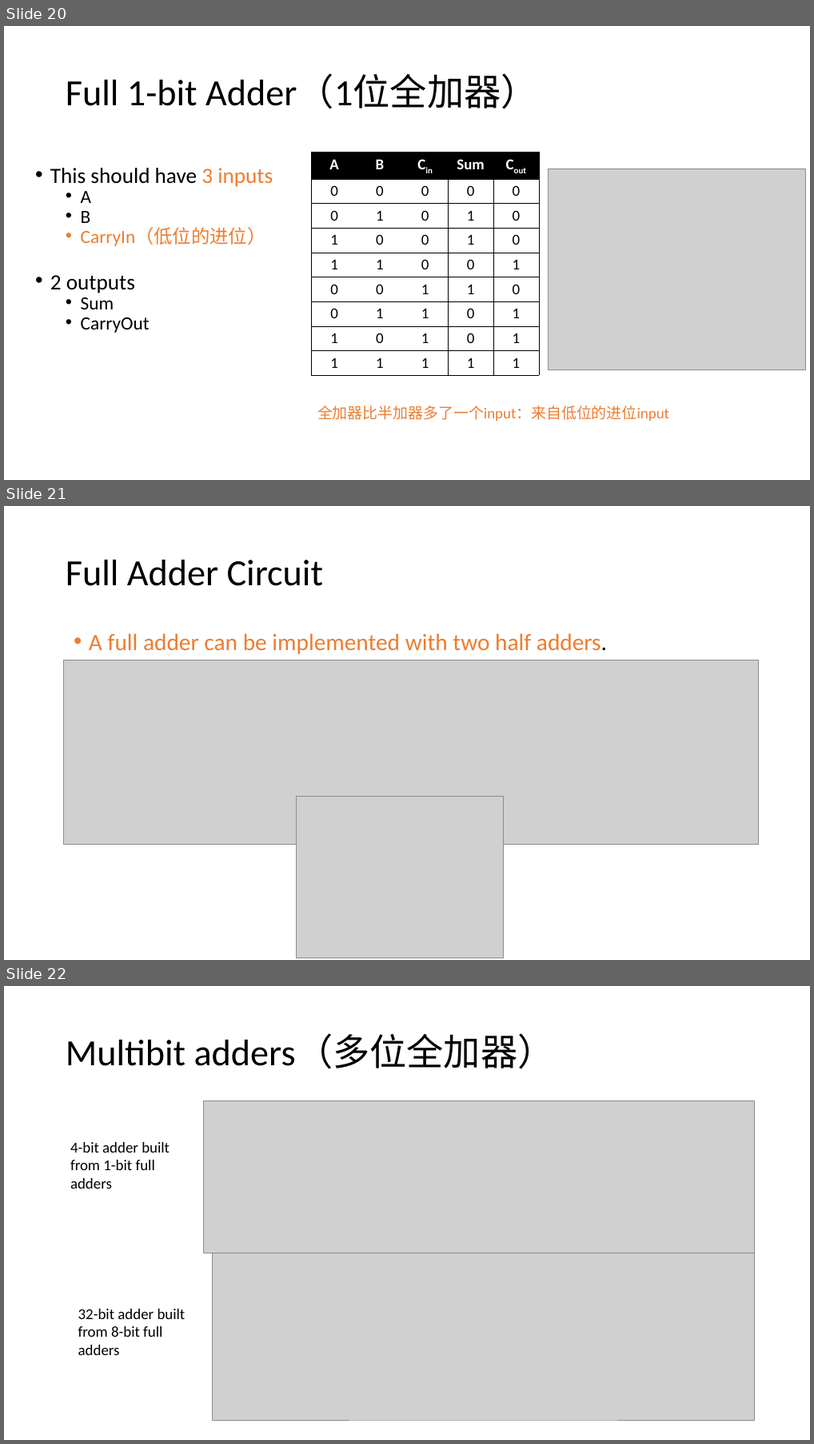
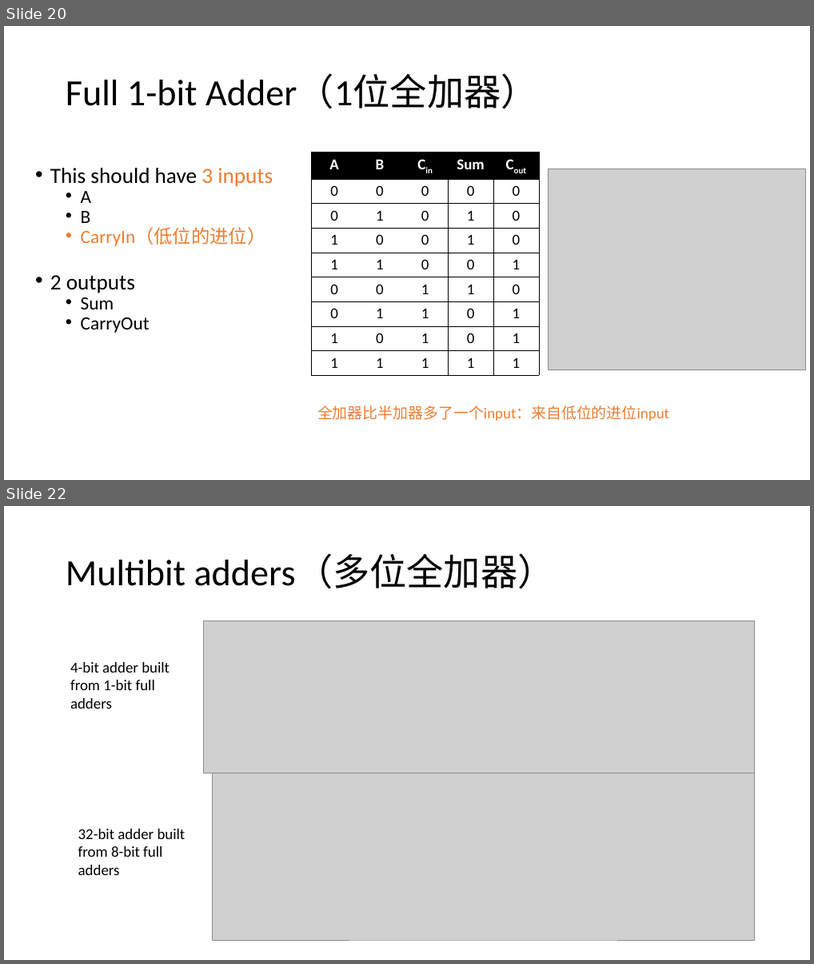
Before and after one commit to vcboy1/Leeds, a slide deck: 26fall/1860/Lecture/Week1.4/Lecture 1.4.1.pptx. Shown one above the other, each under a label of ours: slides 20, 21 and 22 before the commit, slides 20 and 22 after it; the slides between them are not shown. The pictures are 814x1444 and 814x964 pixels, drawn with LibreOffice and Linux fonts; fonts in the diff are those of the drawing; grey boxes stand for pictures; background and template pictures are left out. Boxes give left, top, right and bottom in pixels: in the first picture for what was removed or moved away, otherwise in the second. Text is boxed around its words. In the diff, an @@ line names an element or a change of style, - is before the commit and + after.

```diff
--- a/26fall/1860/Lecture/Week1.4/Lecture 1.4.1.pptx
+++ b/26fall/1860/Lecture/Week1.4/Lecture 1.4.1.pptx
@@ slide 21 removed at <box>4,506,810,960</box>, background picture (left out) @@
@@ title removed at <box>66,560,323,586</box> @@
-Full Adder Circuit
@@ text removed at <box>89,633,607,654</box> @@
-• A full adder can be implemented with two half adders.
@@ picture removed at <box>63,660,759,844</box> @@
@@ picture removed at <box>296,796,503,958</box> @@
```
Also in this commit, not shown: 3 slides changed, 1 slide added, 7 other files.
